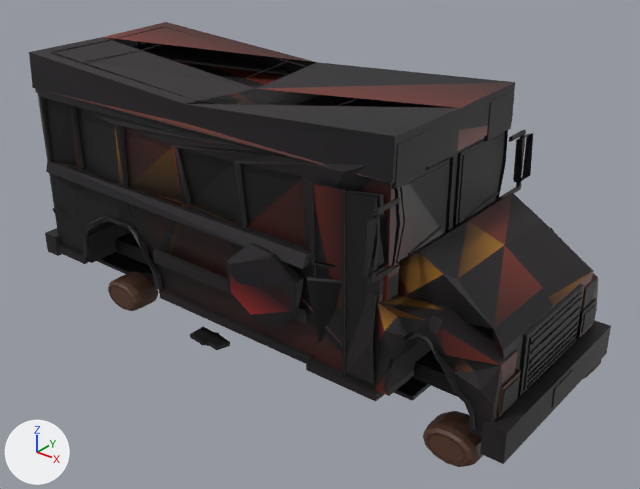
An edit to the glTF model public/assets/models/veh.school-bus.burned.lod1.glb, drawn before and after from the same camera.
One viewpoint serves both versions: a 50 mm camera at (6.39, -7.91, 6.2) aimed at (0.06, 0.0, 1.29). The axes (+X, +Y, +Z) are drawn at lower left. The lights are the same throughout. The first picture is the older version. Where no turn or scale is listed for an object, it has been applied to the vertices. Vertices at exactly the same position are counted once.
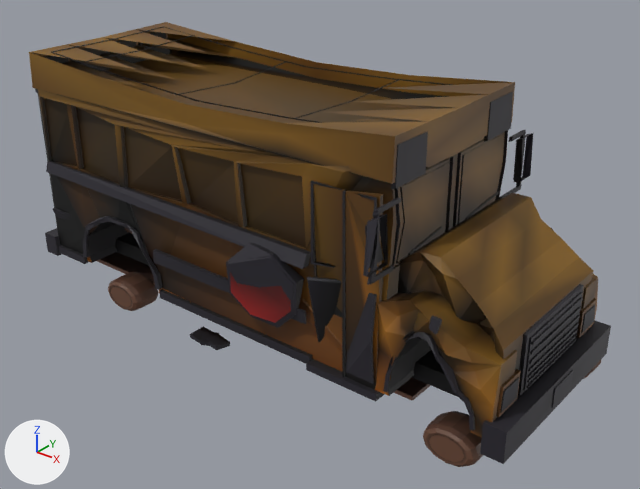
Changed parts and their boxes [x1, y1, x2, y2] in the pictures (640 x 489 px):
part 1 of me_mesh_4, cut back (mostly hidden before): before [84, 35, 483, 437]; after [29, 22, 611, 464]
part 2 of me_mesh_4, cut back: before [30, 27, 515, 108]; after [179, 62, 286, 95]
part 3 of me_mesh_4, recoloured: before [35, 40, 598, 440]; after [35, 32, 598, 440]
part 4 of me_mesh_4, recoloured: before [40, 62, 598, 396]; after [40, 54, 598, 396]
part 5 of me_mesh_4, recoloured: [259, 286, 291, 311] in both
part 6 of me_mesh_4, recoloured: [37, 40, 598, 428] in both
part 7 of me_mesh_4, recoloured (black to red): [253, 311, 290, 323] in both
part 8 of me_mesh_4, recoloured: [97, 228, 431, 401] in both

What changed in the scene script:
```text
Change me_mesh_4:
    used by ob_mesh_4; location = (-0.31, -0.02, 1.73)
    remove me_mesh_4.from_pydata(...)  # 1788 vertices, 3048 faces; spans x -3.75..3.75, y -1.71..1.71, z -1.72..1.72
    add me_mesh_4.from_pydata(...)  # 2376 vertices, 4120 faces; spans x -3.75..3.75, y -1.71..1.71, z -1.72..1.72
    me_mesh_4 part 1: 8 vertices moved within x 0.82..3.33, y -1.22..1.26, z -1.14..1.66; 2 vertices removed from x -2.76, y 0.02, z 1.56..1.57; 580 vertices added at x -3.59..3.74, y -1.27..1.33, z -1.36..1.72
    me_mesh_4 part 2: 6 vertices removed from x -0.65, y -0.97..1.01, z 1.18..1.48; 16 vertices added at x -1.02..-1.01, y -0.48..0.52, z 1.44..1.45
    me_mesh_4 part 3: 1666 kept faces spanning x -3.75..3.75, y -1.71..1.71, z -1.72..1.67 get new vertex colours
    me_mesh_4 part 4: 95 faces spanning x -3.59..3.57, y -1.27..1.36, z -1.24..1.53 switch from mat_pal_brick to mat_pal_schoolbusyellow
    me_mesh_4 part 5: 7 faces spanning x 0.17..1.0, y -1.41..-1.28, z -0.82..0.01 switch from mat_pal_brick to mat_pal_survivorred
    me_mesh_4 part 6: 312 faces spanning x -3.59..3.57, y -1.27..1.36, z -1.24..1.61 switch from mat_pal_uidark to mat_pal_schoolbusyellow
    me_mesh_4 part 7: 11 faces spanning x 0.17..1.0, y -1.41..-1.27, z -0.82..0.01 switch from mat_pal_uidark to mat_pal_survivorred
    me_mesh_4 part 8: 72 faces spanning x -3.62..2.4, y -0.87..0.91, z -1.43..-0.06 switch from mat_pal_uidark to mat_pal_sidewalk
    other edits to the shape of me_mesh_4 do not show in these pictures
```
